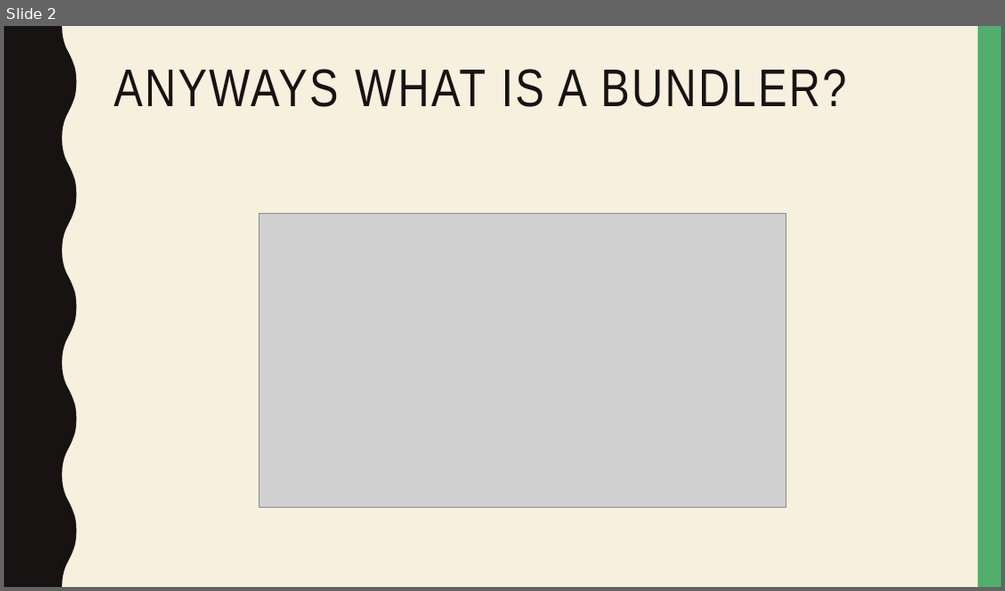
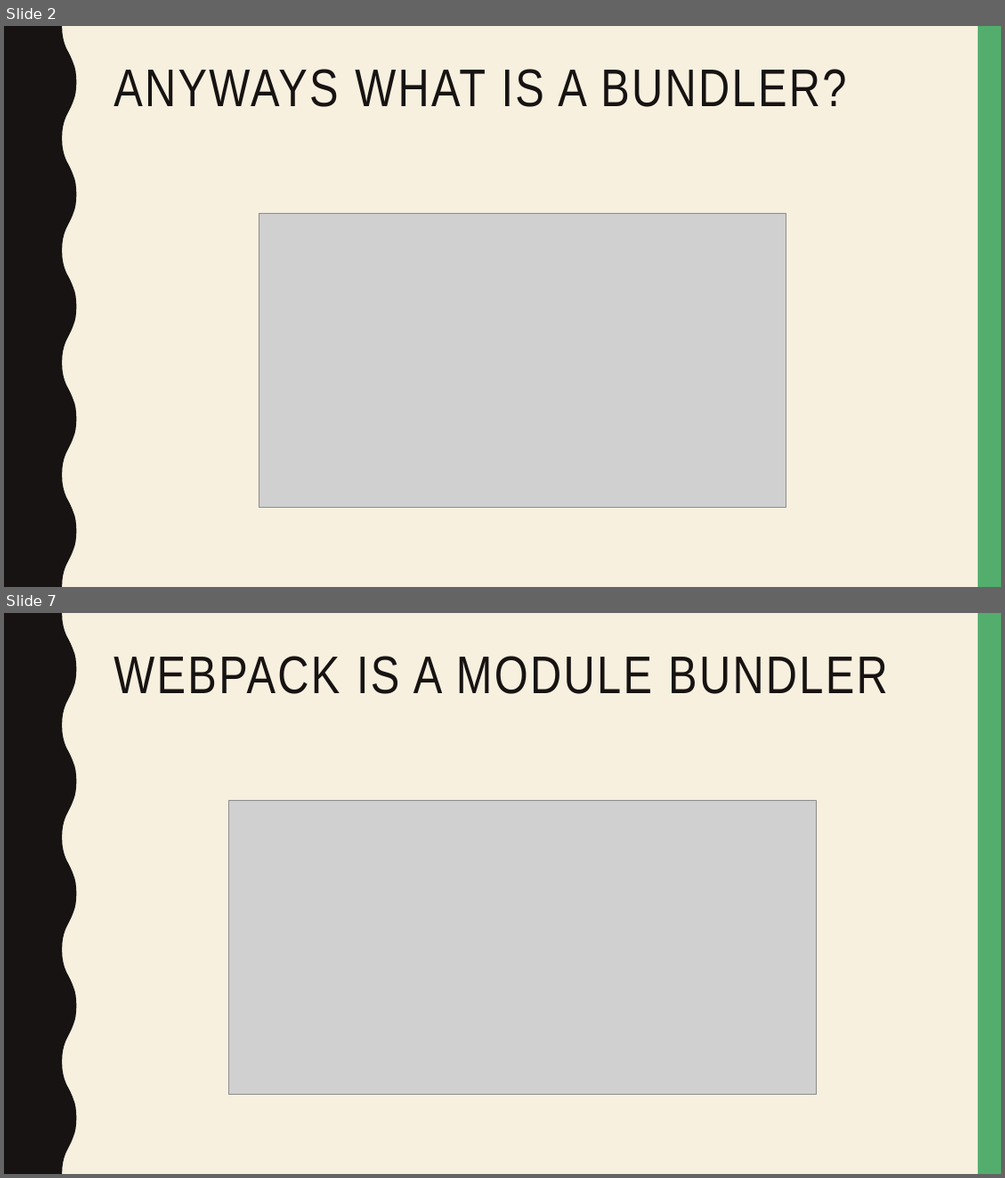
Before and after one commit to Mishurin/frontend-examples, a slide deck: webpack/WebPack.pptx. Shown one above the other, each under a label of ours: slide 2 before the commit, slides 2 and 7 after it; the slides between them are not shown. The pictures are 1005x591 and 1005x1178 pixels, drawn with LibreOffice and Linux fonts; fonts in the diff are those of the drawing; grey boxes stand for pictures. Boxes give left, top, right and bottom in pixels: in the first picture for what was removed or moved away, otherwise in the second. Text is boxed around its words. In the diff, an @@ line names an element or a change of style, - is before the commit and + after.

```diff
--- a/webpack/WebPack.pptx
+++ b/webpack/WebPack.pptx
@@ slide 7 added at bbox=[4, 613, 1001, 1174], background #F7F0DF; not listed: 2 template elements that a slide beside it also shows @@
@@ title added at bbox=[113, 656, 888, 694], 51 pt, text #171312 @@
+WEBPACK IS A MODULE BUNDLER
@@ picture added at bbox=[228, 800, 816, 1094] @@
```
Also in this commit, not shown: 2 slides changed, 3 other slides added, 9 other files.
